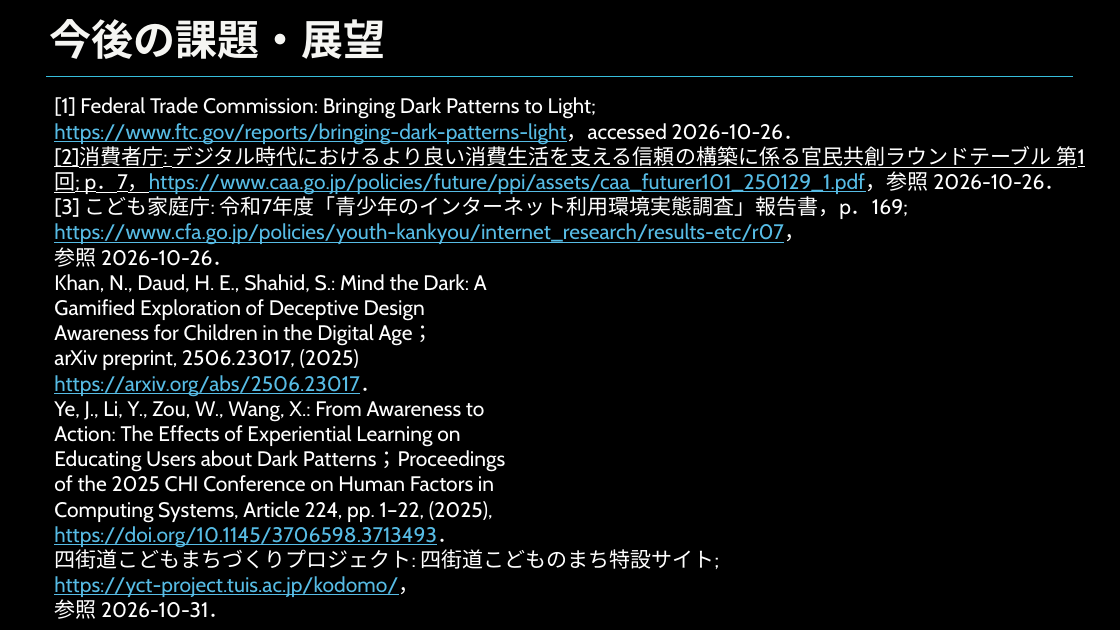
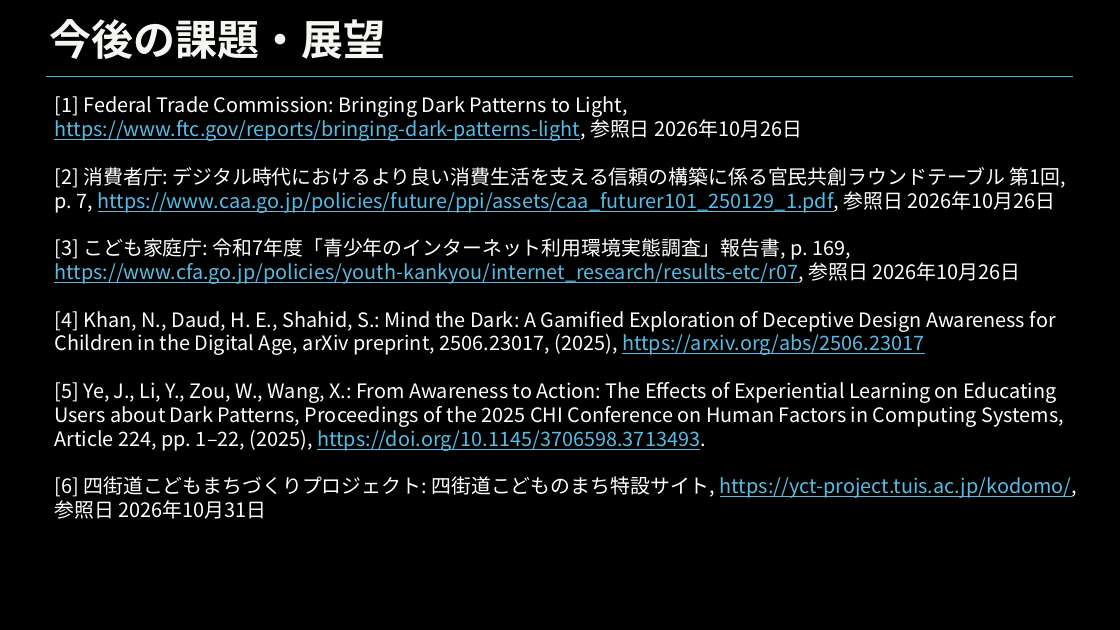
Before and after one commit to nishinekoma/graduate-school, a slide deck: slide 20 of 自身の研究/大学院での研究/学会/HCD/本番/1129HCD発表資料.pptx. Drawn at 1120x630 pixels with LibreOffice and Linux fonts; fonts in the diff are those of the drawing; background and template pictures are left out. Boxes give left, top, right and bottom in pixels: in the first picture for what was removed or moved away, otherwise in the second. Text is boxed around its words. In the diff, an @@ line names an element or a change of style, - is before the commit and + after.

```diff
--- a/自身の研究/大学院での研究/学会/HCD/本番/1129HCD発表資料.pptx
+++ b/自身の研究/大学院での研究/学会/HCD/本番/1129HCD発表資料.pptx
@@ text at (x1=54, y1=96, x2=1078, y2=519): text changed; size 18 to 17 pt; font Cabin to Noto Sans CJK JP @@
-[1] Federal Trade Commission: Bringing Dark Patterns to Light;
-https://www.ftc.gov/reports/bringing-dark-patterns-light，accessed 2026-10-26．
-[2]消費者庁: デジタル時代におけるより良い消費生活を支える信頼の構築に係る官民共創ラウンドテーブル 第1回; p．7，https://www.caa.go.jp/policies/future/ppi/assets/caa_futurer101_250129_1.pdf，参照 2026-10-26．
-[3] こども家庭庁: 令和7年度「青少年のインターネット利用環境実態調査」報告書，p．169;
-https://www.cfa.go.jp/policies/youth-kankyou/internet_research/results-etc/r07，
-参照 2026-10-26．
-Khan, N., Daud, H. E., Shahid, S.: Mind the Dark: A
-Gamified Exploration of Deceptive Design
-Awareness for Children in the Digital Age；
-arXiv preprint, 2506.23017, (2025)
-https://arxiv.org/abs/2506.23017．
-Ye, J., Li, Y., Zou, W., Wang, X.: From Awareness to
-Action: The Effects of Experiential Learning on
-Educating Users about Dark Patterns；Proceedings
-of the 2025 CHI Conference on Human Factors in
-Computing Systems, Article 224, pp. 1–22, (2025),
-https://doi.org/10.1145/3706598.3713493．
-四街道こどもまちづくりプロジェクト: 四街道こどものまち特設サイト;
-https://yct-project.tuis.ac.jp/kodomo/，
-参照 2026-10-31．
+[1] Federal Trade Commission: Bringing Dark Patterns to Light,
+https://www.ftc.gov/reports/bringing-dark-patterns-light, 参照日 2026年10月26日
+[2] 消費者庁: デジタル時代におけるより良い消費生活を支える信頼の構築に係る官民共創ラウンドテーブル 第1回, p. 7, https://www.caa.go.jp/policies/future/ppi/assets/caa_futurer101_250129_1.pdf, 参照日 2026年10月26日
+[3] こども家庭庁: 令和7年度「青少年のインターネット利用環境実態調査」報告書, p. 169, https://www.cfa.go.jp/policies/youth-kankyou/internet_research/results-etc/r07, 参照日 2026年10月26日
+[4] Khan, N., Daud, H. E., Shahid, S.: Mind the Dark: A Gamified Exploration of Deceptive Design Awareness for Children in the Digital Age, arXiv preprint, 2506.23017, (2025), https://arxiv.org/abs/2506.23017
+[5] Ye, J., Li, Y., Zou, W., Wang, X.: From Awareness to Action: The Effects of Experiential Learning on Educating Users about Dark Patterns, Proceedings of the 2025 CHI Conference on Human Factors in Computing Systems, Article 224, pp. 1–22, (2025), https://doi.org/10.1145/3706598.3713493.
+[6] 四街道こどもまちづくりプロジェクト: 四街道こどものまち特設サイト, https://yct-project.tuis.ac.jp/kodomo/,
+参照日 2026年10月31日
```
Also in this commit, not shown: 14 other slides changed, 1 other file.
